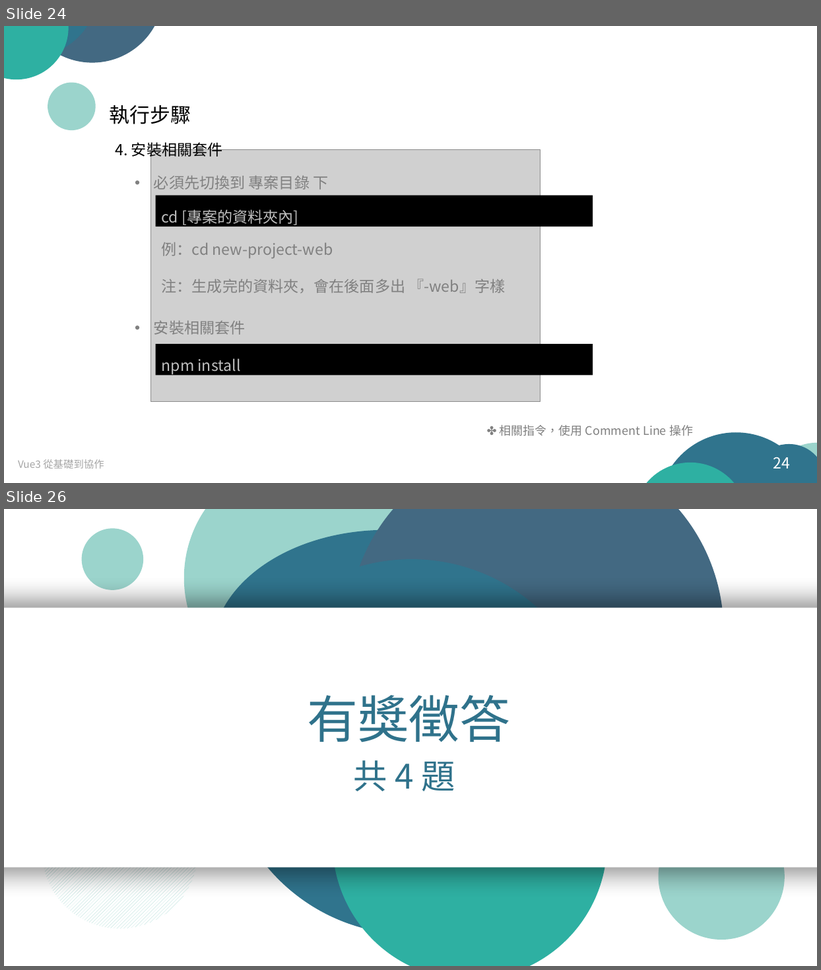
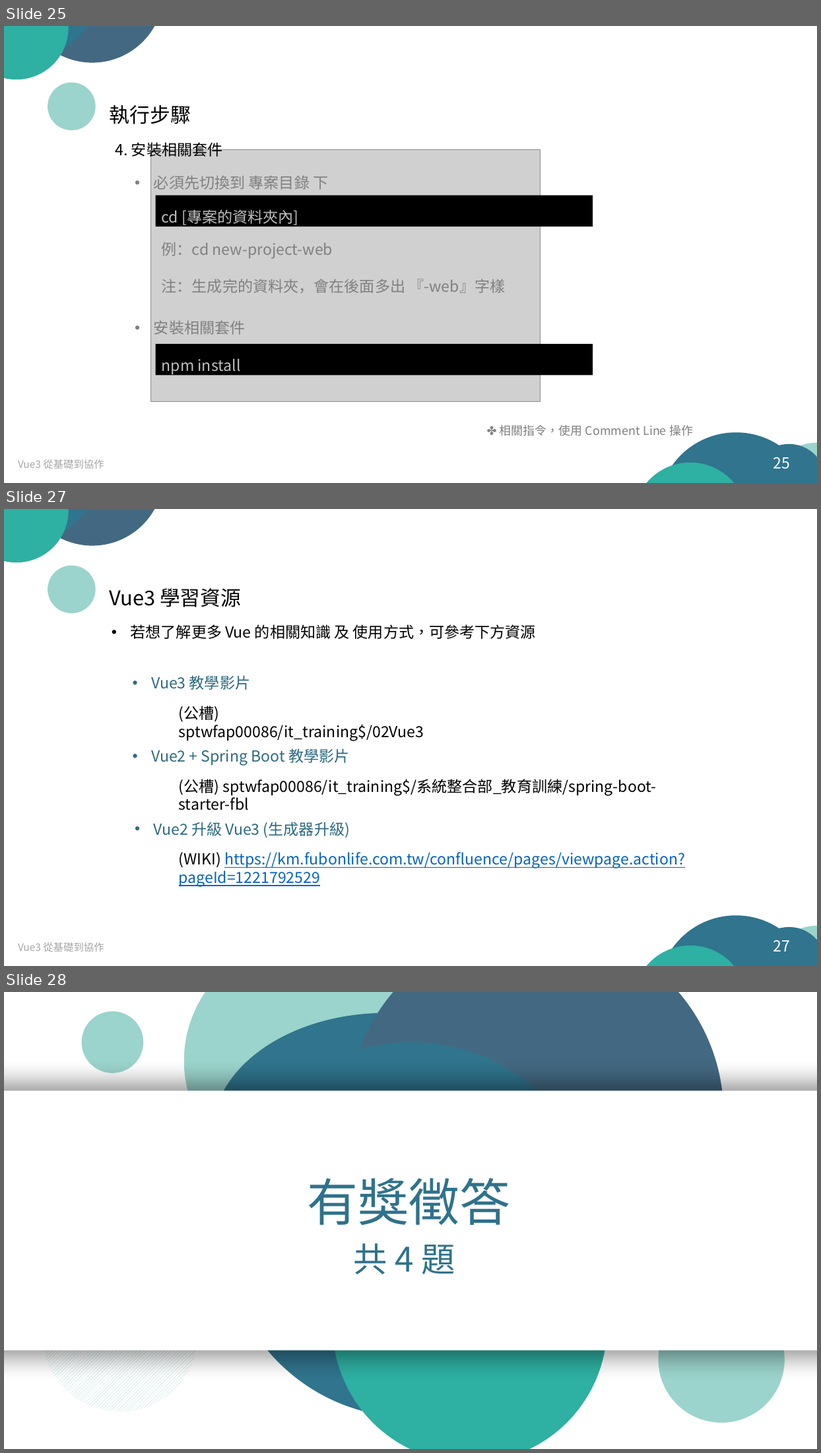
Before and after one commit to arx827/myDrive, a slide deck: Vue.js 從基礎到協作.pptx. Shown one above the other, each under a label of ours: slides 24 and 26 before the commit, slides 25, 27 and 28 after it; the slides between them are not shown. The pictures are 821x970 and 821x1453 pixels, drawn with LibreOffice and Linux fonts; fonts in the diff are those of the drawing; grey boxes stand for pictures. Boxes give left, top, right and bottom in pixels: in the first picture for what was removed or moved away, otherwise in the second. Text is boxed around its words. In the diff, an @@ line names an element or a change of style, - is before the commit and + after.

Commit message:
[feature] 『Vue 從基礎到協作』

```diff
--- a/Vue.js 從基礎到協作.pptx
+++ b/Vue.js 從基礎到協作.pptx
@@ slide 27 added at [4,509,817,966], background #FFFFFF @@
@@ group added at [4,509,193,624]: 5 ellipses @@
@@ text added at [110,588,241,607], 24 pt, text #000000 @@
+Vue3 學習資源
@@ text added at [131,625,536,639], 18 pt, text #000000 @@
+• 若想了解更多 Vue 的相關知識 及 使用方式，可參考下方資源
@@ text added at [152,675,250,690], 18 pt, text #2C6A80 @@
+• Vue3 教學影片
@@ text added at [179,706,424,741], 18 pt, text #000000 @@
+(公槽) sptwfap00086/it_training$/02Vue3
@@ text added at [152,749,349,766], 18 pt, text #2C6A80 @@
+• Vue2 + Spring Boot 教學影片
@@ text added at [179,779,657,811], 18 pt, text #000000 @@
+(公槽) sptwfap00086/it_training$/系統整合部_教育訓練/spring-boot-starter-fbl
@@ text added at [154,822,350,838], 18 pt, text #2C6A80 @@
+• Vue2 升級 Vue3 (生成器升級)
@@ text added at [179,852,685,887], 18 pt, text #0563C1, underline @@
+(WIKI) https://km.fubonlife.com.tw/confluence/pages/viewpage.action?pageId=1221792529
@@ text added at [18,943,104,952], 12 pt, text #A6A6A6 @@
+Vue3 從基礎到協作
@@ group added at [617,894,817,966]: 5 ellipses @@
@@ page number added at [774,941,791,952], 18 pt, text #FFFFFF @@
+27
@@ what was slide 24 is now slide 25 @@
@@ page number at [774,458,791,470]: text changed @@
-24
+25
@@ what was slide 26 is now slide 28 @@
```
Also in this commit, not shown: 10 slides changed, 1 other slide added.
